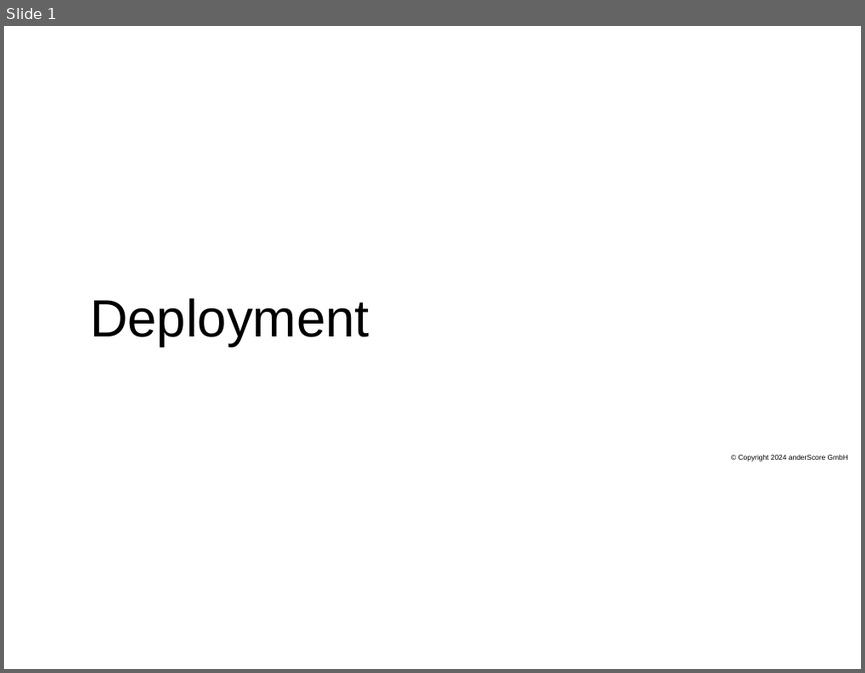
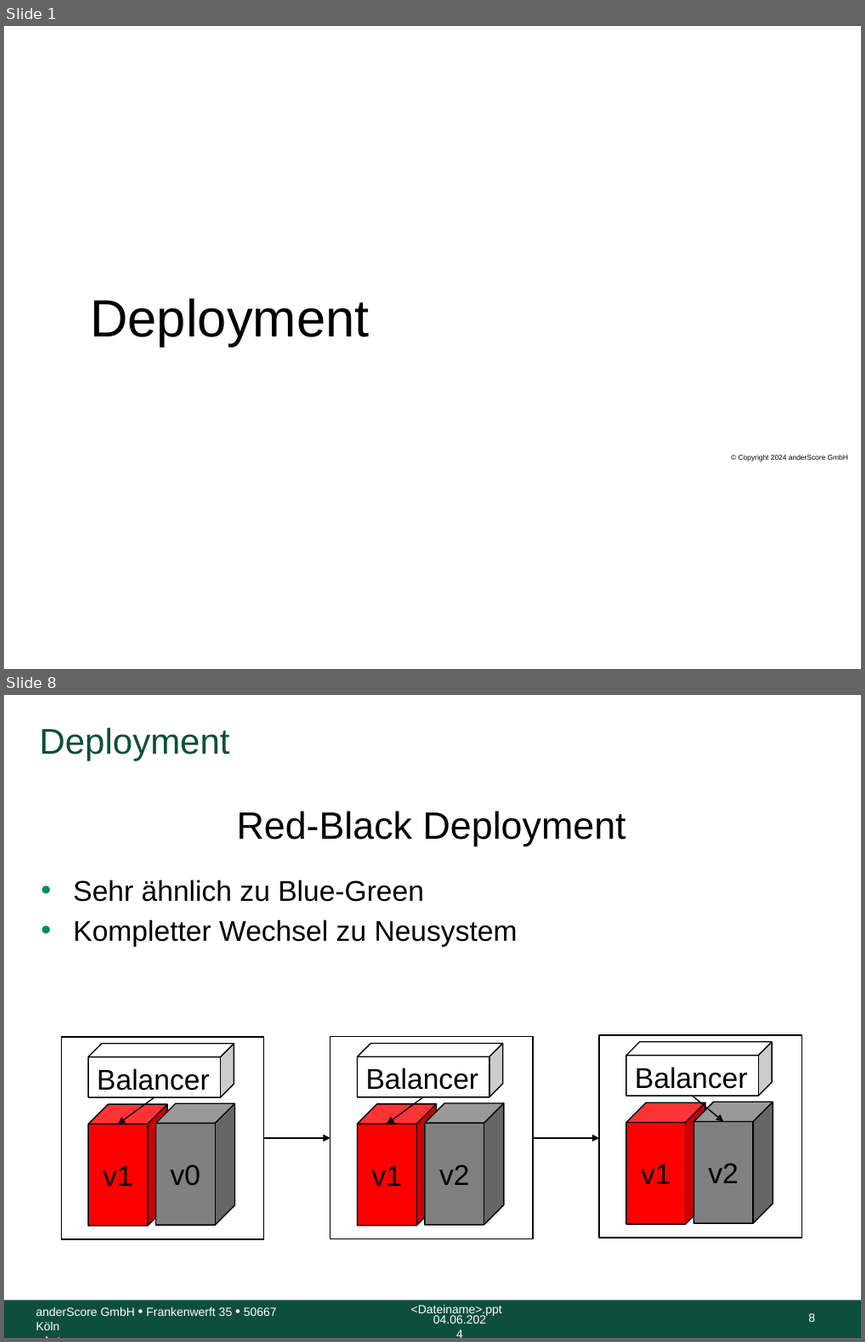
Before and after one commit to anderscore-gmbh/gitlab, a slide deck: slides/Tag-3_4-Deployment-Strategien.pptx. Shown one above the other, each under a label of ours: slide 1 before the commit, slides 1 and 8 after it; the slides between them are not shown. The pictures are 865x673 and 865x1342 pixels, drawn with LibreOffice and Linux fonts; fonts in the diff are those of the drawing; background and template pictures are left out. Boxes give left, top, right and bottom in pixels: in the first picture for what was removed or moved away, otherwise in the second. Text is boxed around its words. In the diff, an @@ line names an element or a change of style, - is before the commit and + after.

Commit message:
Docker Registry Deployment Strategien

```diff
--- a/slides/Tag-3_4-Deployment-Strategien.pptx
+++ b/slides/Tag-3_4-Deployment-Strategien.pptx
@@ slide 8 added at [4,695,861,1338], background #FFFFFF @@
@@ title added at [40,727,230,760], 30 pt, text #0D4F3C @@
+Deployment
@@ text added at [237,811,626,846], 32 pt, text #000000 @@
+Red-Black Deployment
@@ text added at [73,879,517,947], 24 pt, text #000000 @@
+• Sehr ähnlich zu Blue-Green
+• Kompletter Wechsel zu Neusystem
@@ rectangle added at [62,1037,263,1239], fill #FFFFFF, outline #000000 1 pt @@
@@ cube added at [88,1043,234,1097], fill #FFFFFF, outline #000000 1 pt, 24 pt, text #000000 @@
+Balancer
@@ rectangle added at [330,1036,533,1238], fill #FFFFFF, outline #000000 1 pt @@
@@ cube added at [357,1043,503,1097], fill #FFFFFF, outline #000000 1 pt, 24 pt, text #000000 @@
+Balancer
@@ rectangle added at [600,1035,801,1237], fill #FFFFFF, outline #000000 1 pt @@
@@ cube added at [626,1042,772,1096], fill #FFFFFF, outline #000000 1 pt, 24 pt, text #000000 @@
+Balancer
@@ arrow added from (154, 1097) to (118, 1123), #000000 1 pt @@
@@ arrow added from (423, 1097) to (387, 1123), #000000 1 pt @@
@@ cube added at [626,1102,705,1224], fill #FF0000, outline #000000 1 pt, 24 pt, text #000000 @@
+v1
@@ arrow added from (692, 1095) to (723, 1122), #000000 1 pt @@
@@ cube added at [693,1102,772,1224], fill #808080, outline #000000 1 pt, 24 pt, text #000000 @@
+v2
@@ cube added at [88,1104,167,1225], fill #FF0000, outline #000000 1 pt, 24 pt, text #000000 @@
+v1
@@ cube added at [155,1103,234,1225], fill #808080, outline #000000 1 pt, 24 pt, text #000000 @@
+v0
@@ cube added at [357,1104,436,1225], fill #FF0000, outline #000000 1 pt, 24 pt, text #000000 @@
+v1
@@ cube added at [425,1103,504,1225], fill #808080, outline #000000 1 pt, 24 pt, text #000000 @@
+v2
@@ arrow added from (263, 1138) to (330, 1138), #000000 1 pt @@
@@ arrow added from (533, 1138) to (600, 1138), #000000 1 pt @@
@@ rectangle added at [4,1300,861,1338], fill #0D4F3C @@
@@ text added at [411,1304,502,1315], 10 pt, text #FFFFFF @@
+<Dateiname>.ppt
@@ text added at [36,1307,277,1330], 10 pt, text #FFFFFF @@
+anderScore GmbH • Frankenwerft 35 • 50667 Köln
+<Autor>
@@ text added at [433,1315,486,1323], 10 pt, text #FFFFFF @@
+04.06.2024
@@ page number added at [808,1313,815,1321], 10 pt, text #FFFFFF @@
+8
```
Also in this commit, not shown: 8 slides changed, 2 other slides added, 5 other files.
